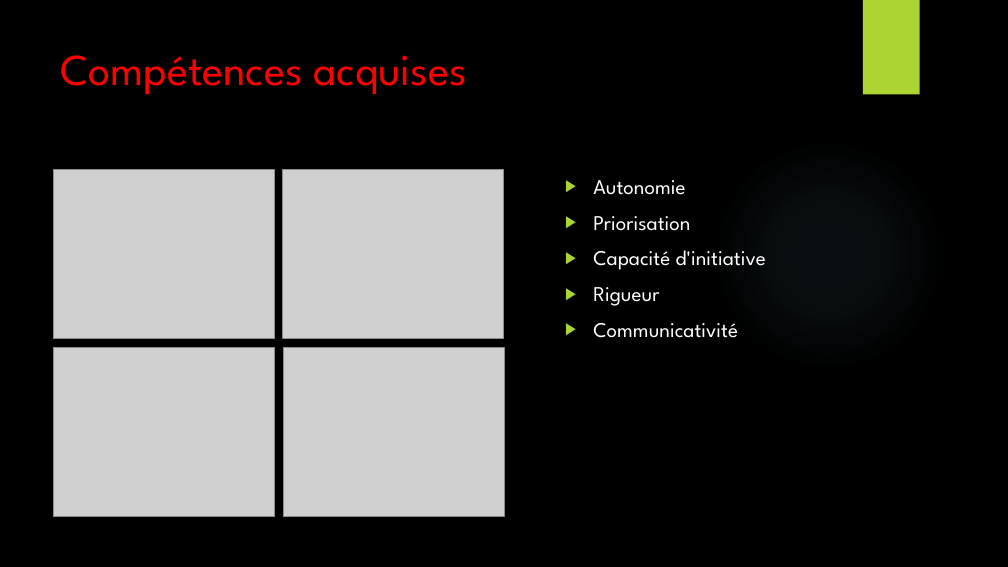
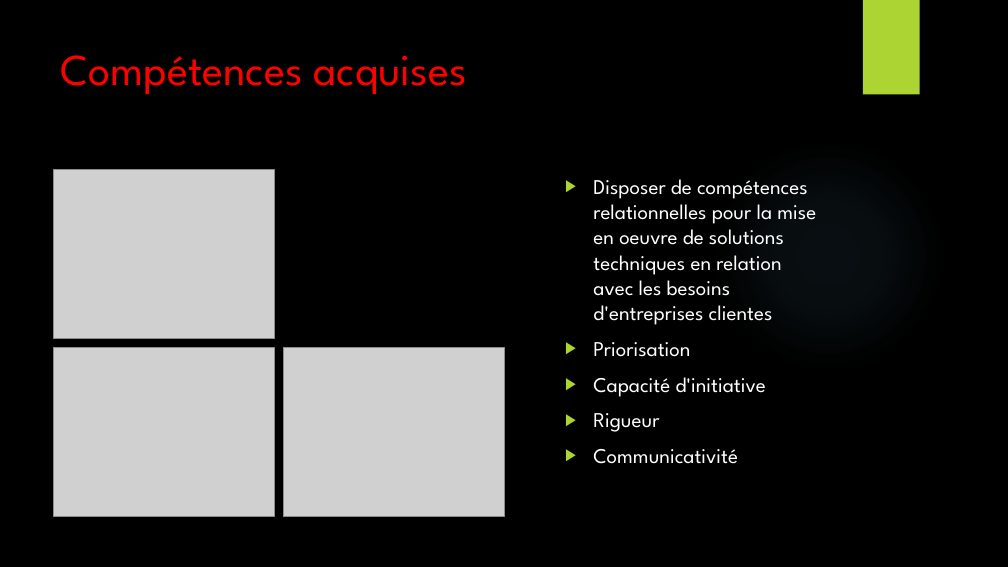
Before and after one commit to Amine372/veille_technologique, a slide deck: slide 4 of assets/televerssements/Amine NAKHIL.pptx. Drawn at 1008x567 pixels with LibreOffice and Linux fonts; fonts in the diff are those of the drawing; grey boxes stand for pictures; background and template pictures are left out. Boxes give left, top, right and bottom in pixels: in the first picture for what was removed or moved away, otherwise in the second. Text is boxed around its words. In the diff, an @@ line names an element or a change of style, - is before the commit and + after.

```diff
--- a/assets/televerssements/Amine NAKHIL.pptx
+++ b/assets/televerssements/Amine NAKHIL.pptx
@@ picture removed at (x1=283, y1=170, x2=504, y2=340) @@
@@ text at (x1=593, y1=179, x2=816, y2=325): text changed @@
-▶ Autonomie
+▶ Disposer de compétences relationnelles pour la mise en oeuvre de solutions techniques en relation avec les besoins d'entreprises clientes
```
